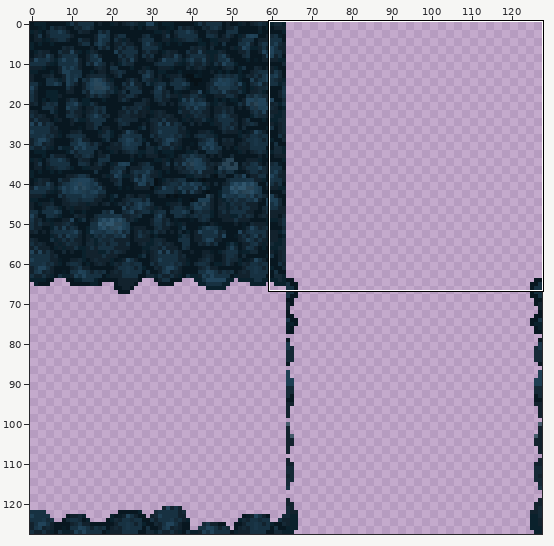
Two states of a sprite sheet, art/export/Tile_Stone1_filled.PNG. The first picture is a wide view before the edit; the outline marks the close-up.
Close-up. Old version:
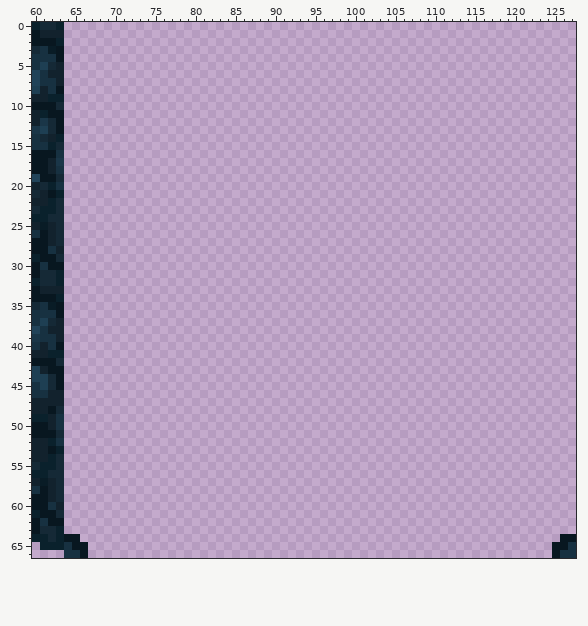
The file is 128x128 pixels. Colours within 5 levels of each other are drawn and written as one. Shown: x 60..127, y 0..66.
After:
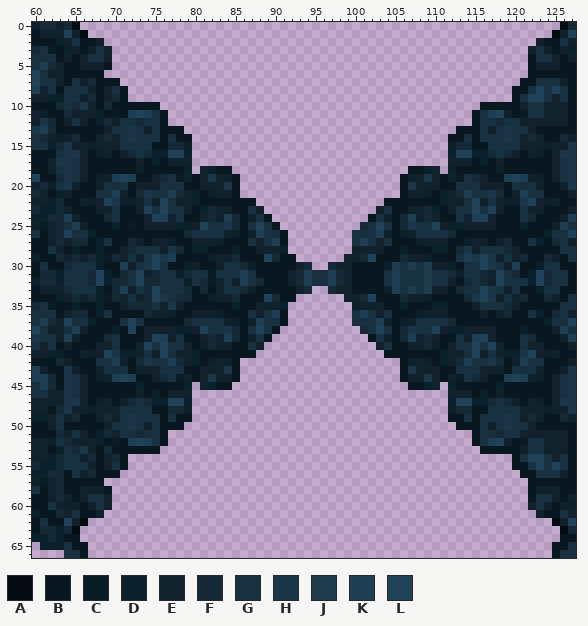
Palette (. is transparent): A #040c11  B #081720  C #091c26  D #0a212c  E #12222d  F #152936  G #173141  H #1a3648  J #1f3c4d  K #1e3f53  L #214359
Edits made:
y 0: x 64..65 .. -> FA; x 126..127 .. -> AF
y 1: x 64..66 ... -> LEA; x 125..127 ... -> AEL
y 2: x 64..68 ..... -> EGBBE; x 123..127 ..... -> EBBGE
y 3: x 64..69 ...... -> DEBEGE; x 122..127 ...... -> EGEBED
y 4: x 64..69 ...... -> EBEGGE; x 122..127 ...... -> BGGEBE
y 5: x 64..69 ...... -> BBEEEB; x 122..127 ...... -> BEEEBB
y 6: x 64..68 ..... -> BBBBB; x 122..127 ...... -> BBBBBB
y 7: x 64..70 ....... -> BGEFBBB; x 121..127 ....... -> BBGGGEB
y 8: x 64..71 ........ -> GGGEBEGB; x 120..127 ........ -> BBGLGLGB
y 9: x 64..71 ........ -> GGEFBEFB; x 120..127 ........ -> BGLLGEGB
y 10: x 64..75 ............ -> GFHEBFBBBBBB; x 116..127 ............ -> BBBBBEGGEEEB
y 11: x 64..76 ............. -> FEEEDBCBKLKGB; x 115..127 ............. -> BGKLEBCGGEEEB
y 12: x 64..76 ............. -> EGEBDFEGGFGGB; x 115..127 ............. -> BGGFGGEEEEEEB
y 13: x 64..78 ............... -> BBBBBEGGHGEGBBB; x 113..127 ............... -> BBBGEGHGGEBBBBB
y 14: x 64..79 ................ -> EFBBEFEGHGGGBGBB; x 112..127 ................ -> BBGBGGGHGEFEBBFE
y 15: x 64..79 ................ -> HEEDEEEGGGGBBFFD; x 112..127 ................ -> DFFBBGGGGEEEDEEH
y 16: x 64..79 ................ -> HHEBDEBEFGFDDLLD; x 112..127 ................ -> DLLDDFGFEBEDBEHH
y 17: x 64..79 ................ -> HGEBBBBBBEBDBEEE; x 112..127 ................ -> EEEBDBEBBBBBBEGH
y 18: x 64..79 ................ -> HGEBBBBBBDBBBBBD; x 81..84 .... -> EDBB; x 107..110 .... -> BBDE; x 112..127 ................ -> DBBBBBDBBBBBBEGH
y 19: x 64..85 ...................... -> HGEBDEKLKBBEFGCEBEHEEB; x 106..127 ...................... -> BEEHEBECGFEBBKLKEDBEGH
y 20: x 64..85 ...................... -> HEBBEGGGBEEEGGGBBEEEHB; x 106..127 ...................... -> BHEEEBBGGGEEEBGGGEBBEH
y 21: x 64..85 ...................... -> EBBBGGKEBFHGGKFEDBDEEB; x 106..127 ...................... -> BEEDBDEFKGGHFBEKGGBBBE
y 22: x 64..87 ........................ -> BBEDELHDDEGELGEEDBBBBBBB; x 104..127 ........................ -> BBBBBBBDEEGLEGEDDHLEDEBB
y 23: x 64..88 ......................... -> EBBBEEGBBELGLGGEBDFEEBBGE; x 103..127 ......................... -> EGBBEEFDBEGGLGLEBBGEEBBBE
y 24: x 64..89 .......................... -> KEBBBFGBBBELKEGBBEFEKFBEGB; x 102..127 .......................... -> BGEBFKEFEBBGEKLEBBBGFBBBEK
y 25: x 64..90 ........................... -> GKEBBBDBCBEEEEDDELGGHFBGLGB; x 101..127 ........................... -> FGLGBFHGGLEDDEEEEBBBDBBBEKG
y 26: x 64..91 ............................ -> LGGDBBBBBBBBBBBFGGGGEDBEKGGB; x 100..127 ............................ -> GGGKEBDEGGGGFBBBBBBBBBBBDGGL
y 27: x 64..91 ............................ -> EFFBDGBBFEBEEDBBEEEDBBBGEGKB; x 100..127 ............................ -> GKGEGBBBDEEEBBDEEBEFBBGDBFGE
y 28: x 64..91 ............................ -> BDBBDBBEFGGGEHFBDDBBBDBBEEED; x 100..127 ............................ -> DEEEBBDBBBDDBFHEGGGFEBBBBBGG
y 29: x 64..92 ............................. -> EFEFDCFEGEHLHKBBBBDEEFBBBLFBB; x 99..127 ............................. -> EEFLBBBFEEDBBBGKHLHEGEFBBFEBG
y 30: x 64..94 ............................... -> FGGGDBBKEGHLGBBDEBBEGGFDBBBBBEF; x 97..127 ............................... -> FEEBBBBDJGJGJEEDBGGLHGEKBBDGGBB
y 31: x 64..127 ................................................................ -> GGGFLDBFGLEFGGDFGGCGGGKGBBBBEFKGGKFEBBBBGKGGGJGGFDGGFELGFBDLFGGB
y 32: x 64..127 ................................................................ -> GGGFLDFFGLFFGGGDGFCEGEKGFBBBEFKGGKFEBBBBGKGGGJGGEBFGFELGGGDLFGGB
y 33: x 64..94 ............................... -> FGGGDBFKEGFLGGGFBFBEGGFDBBBBBEF; x 97..127 ............................... -> FEEBBBBDJGJGJEEBFGGLHGEGBBDGGBB
y 34: x 64..92 ............................. -> EFEFDCFEGEFLHGFFBBDEEFBBBLFBB; x 99..127 ............................. -> EEFLBBBFEEDBBBBFHLHEGEFBBFEBG
y 35: x 64..91 ............................ -> BDBBDBBEFFFGEHEBBBBBBDBBEEED; x 100..127 ............................ -> DEEEBBDBBBDDBBBEGGGFEBBBBBGG
y 36: x 64..91 ............................ -> EFFBDGBBBBFEEDBBEEEDBBBGEGKB; x 100..127 ............................ -> GKGEGBBBDEEEBBBBEBEFBBGDBFGE
y 37: x 64..91 ............................ -> LGGDBBBGLGBBBBBFGGGGEDBEKGGB; x 100..127 ............................ -> GGGKEBDEGGGGFBBBBBBBBBBBDGGL
y 38: x 64..90 ........................... -> GKEBBBDBLBEEEEDDELGGHFBGLGB; x 101..127 ........................... -> FGLGBFHGGLEDDEEEEBBBDBBBEKG
y 39: x 64..89 .......................... -> KEBBBFGBBBELKEGBBEFEKFBEGB; x 102..127 .......................... -> BGEBFKEFEBBGEKLEBBBGFBBBEK
y 40: x 64..88 ......................... -> EBBBEEGBBELGLGGEBDFEEBBGE; x 103..127 ......................... -> EGBBEEFDBEGGLGLEBBGEEBBBE
y 41: x 64..87 ........................ -> BBEDELHDDEGELGEEDBBBBBBB; x 104..127 ........................ -> BBBBBBBDEEGLEGEDDHLEDEBB
y 42: x 64..85 ...................... -> EBBBGGKEBFHGGKFEDBDEEB; x 106..127 ...................... -> BEEDBDEFKGGHFBEKGGBBBE
y 43: x 64..85 ...................... -> HEBBEGGGBEEEGGGBBEEEHB; x 106..127 ...................... -> BHEEEBBGGGEEEBGGGEBBEH
y 44: x 64..85 ...................... -> HGEBDEKLKBBEFGCEBEHEEB; x 106..127 ...................... -> BEEHEBECGFEBBKLKEDBEGH
y 45: x 64..79 ................ -> HGEBBBBBBDBBBBBD; x 81..84 .... -> EDBB; x 107..110 .... -> BBDE; x 112..127 ................ -> DBBBBBDBBBBBBEGH
y 46: x 64..79 ................ -> HGEBBBBBBEBDBEEE; x 112..127 ................ -> EEEBDBEBBBBBBEGH
y 47: x 64..79 ................ -> HHEBDEBEFGFDDLLD; x 112..127 ................ -> DLLDDFGFEBEDBEHH
y 48: x 64..79 ................ -> HEEDEEEGGGGBBFFD; x 112..127 ................ -> DFFBBGGGGEEEDEEH
y 49: x 64..79 ................ -> EFBBEFEGHGGGBGBB; x 112..127 ................ -> BBGBGGGHGEFEBBFE
y 50: x 64..78 ............... -> BBBBBEGGHGEGBBB; x 113..127 ............... -> BBBGEGHGGEBBBBB
y 51: x 64..76 ............. -> EGEBDFEGGFGGB; x 115..127 ............. -> BGGFGGEEEEEEB
y 52: x 64..76 ............. -> FEEEDBCBKLKGB; x 115..127 ............. -> BGKLEBCGGEEEB
y 53: x 64..75 ............ -> GFHEBFBBBBBB; x 116..127 ............ -> BBBBBEGGEEEB
y 54: x 64..71 ........ -> GGEFBEFB; x 120..127 ........ -> BGLLGEGB
y 55: x 64..71 ........ -> GGGEBEGB; x 120..127 ........ -> BBGLGLGB
y 56: x 64..70 ....... -> BGEFBBB; x 121..127 ....... -> BBGGGEB
y 57: x 64..68 ..... -> BBBBB; x 122..127 ...... -> BBBBBB
y 58: x 64..69 ...... -> BBEEEB; x 122..127 ...... -> BEEEBB
y 59: x 64..69 ...... -> EBEGGE; x 122..127 ...... -> BGGEBE
y 60: x 64..69 ...... -> DEBEGE; x 122..127 ...... -> EGEBED
y 61: x 64..68 ..... -> EGBBE; x 123..127 ..... -> EBBGE
y 62: x 64..66 ... -> LEA; x 125..127 ... -> AEL
y 63: x 64..65 .. -> FA; x 126..127 .. -> AF
Pixel boxes of the changes (left, top, right, bottom) in both close-ups:
added: (64, 22, 576, 534)
